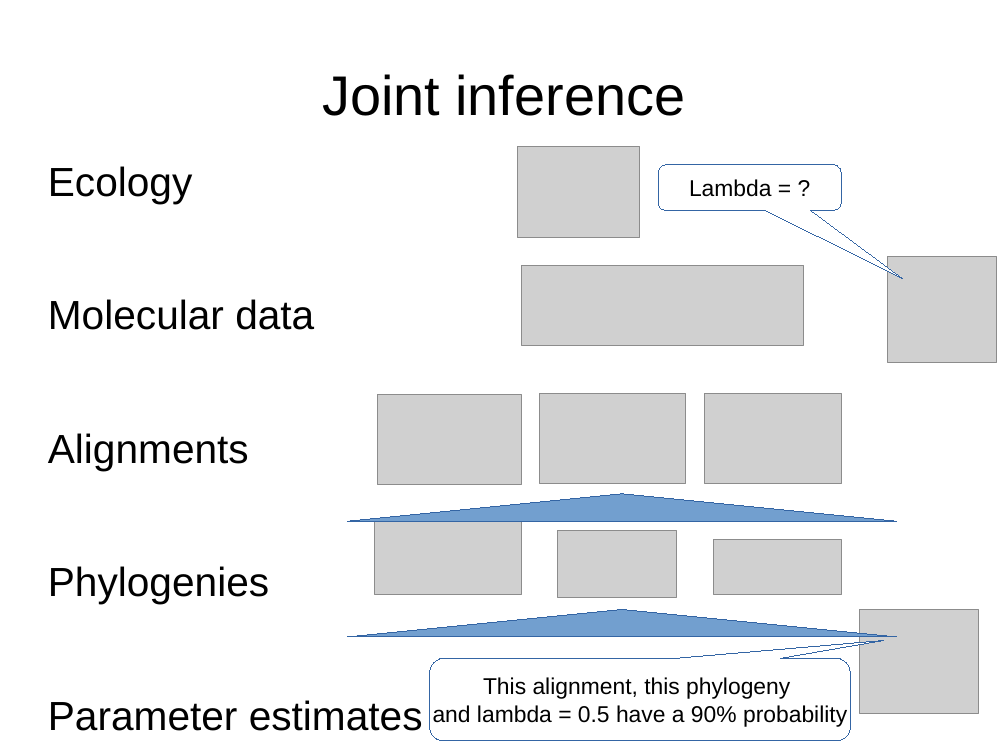
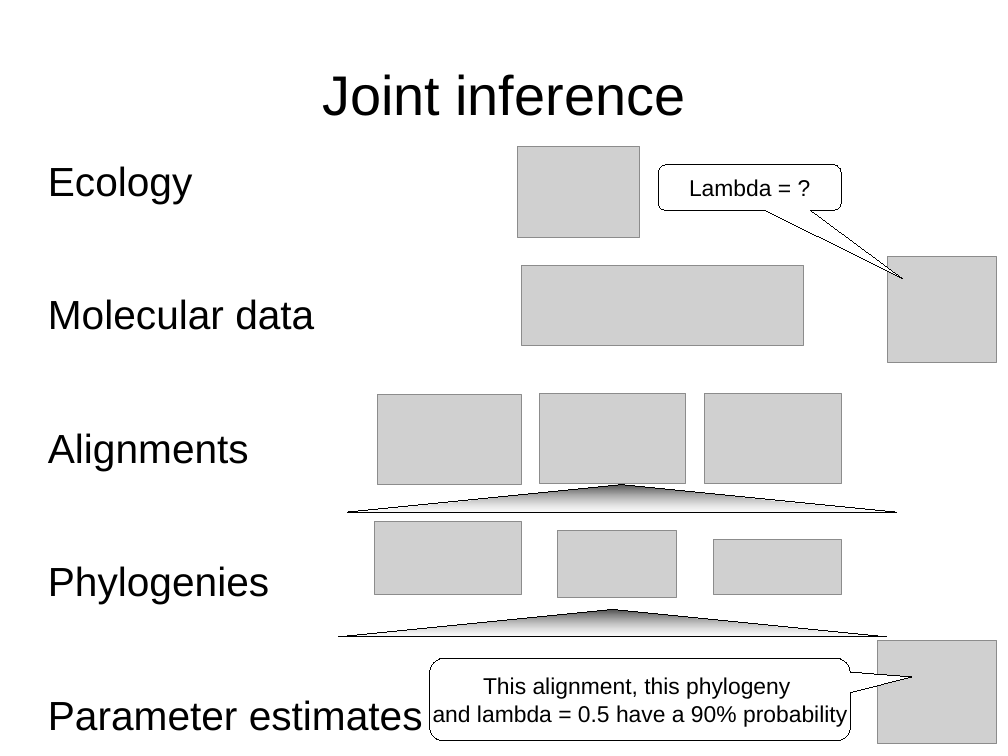
Before and after one commit to richelbilderbeek/EvoTheory2014, a slide deck: slide 3 of ResearchProposalForm2015.odp. Drawn at 1008x756 pixels with LibreOffice and Linux fonts; fonts in the diff are those of the drawing; grey boxes stand for pictures. Boxes give left, top, right and bottom in pixels: in the first picture for what was removed or moved away, otherwise in the second. Text is boxed around its words. In the diff, an @@ line names an element or a change of style, - is before the commit and + after.

Commit message:
Finished presentation

```diff
--- a/ResearchProposalForm2015.odp
+++ b/ResearchProposalForm2015.odp
@@ rounded speech box "Lambda = ?" at [659,165,842,210]: outline #3465A4 0 pt to #000000 0 pt @@
@@ triangle at [348,485,896,512]: fill #729FCF to gradient #4C4C4C to #B3B3B3; outline #3465A4 0 pt to #000000 0 pt @@
@@ triangle: place and size @@
-triangle at [348,494,896,521]
+triangle at [348,485,896,512]
@@ triangle: place and size @@
-triangle at [348,609,896,637]
+triangle at [338,609,887,637]
@@ triangle at [338,609,887,637]: fill #729FCF to gradient #4C4C4C to #B3B3B3; outline #3465A4 0 pt to #000000 0 pt @@
@@ rounded speech box "This alignment, this phylogeny" at [430,659,851,741]: outline #3465A4 0 pt to #000000 0 pt; proportions changed @@
@@ picture: place and size @@
-picture at [860,609,979,713]
+picture at [878,640,997,745]
```
Also in this commit, not shown: 2 other slides changed, 3 slides added, 4 other files.
